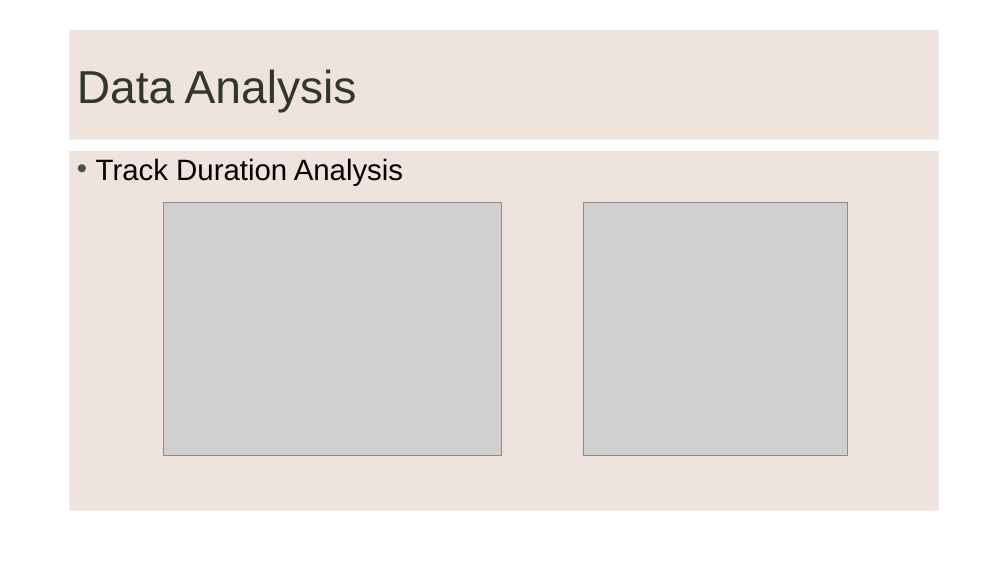
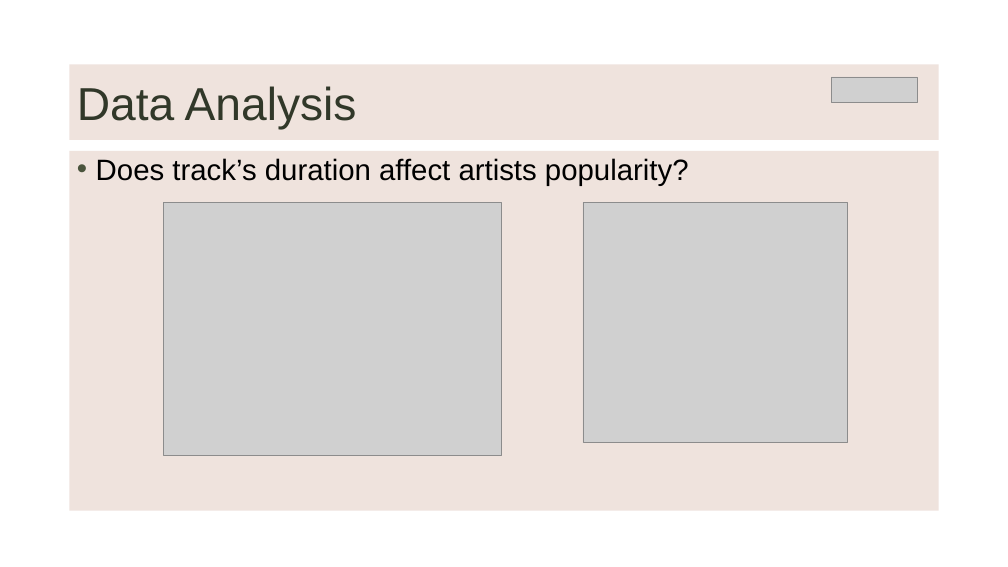
Before and after one commit to LievoisT/DataProject-Spotify, a slide deck: slide 4 of Spotify Data Analysis1.pptx (slide 3 before the commit). Drawn at 1008x567 pixels with LibreOffice and Linux fonts; fonts in the diff are those of the drawing; grey boxes stand for pictures; background and template pictures are left out. Boxes give left, top, right and bottom in pixels: in the first picture for what was removed or moved away, otherwise in the second. Text is boxed around its words. In the diff, an @@ line names an element or a change of style, - is before the commit and + after.

```diff
--- a/Spotify Data Analysis1.pptx
+++ b/Spotify Data Analysis1.pptx
@@ title "Data Analysis": place and size @@
-title "Data Analysis" at (70,30,939,140)
+title "Data Analysis" at (70,64,939,140)
@@ picture added at (831,77,917,103) @@
@@ text at (96,158,689,186): text changed @@
-• Track Duration Analysis
+• Does track’s duration affect artists popularity?
@@ picture: place and size @@
-picture at (583,202,848,455)
+picture at (583,202,848,442)
```
Also in this commit, not shown: 8 other slides changed, 1 slide added, 21 other files.
